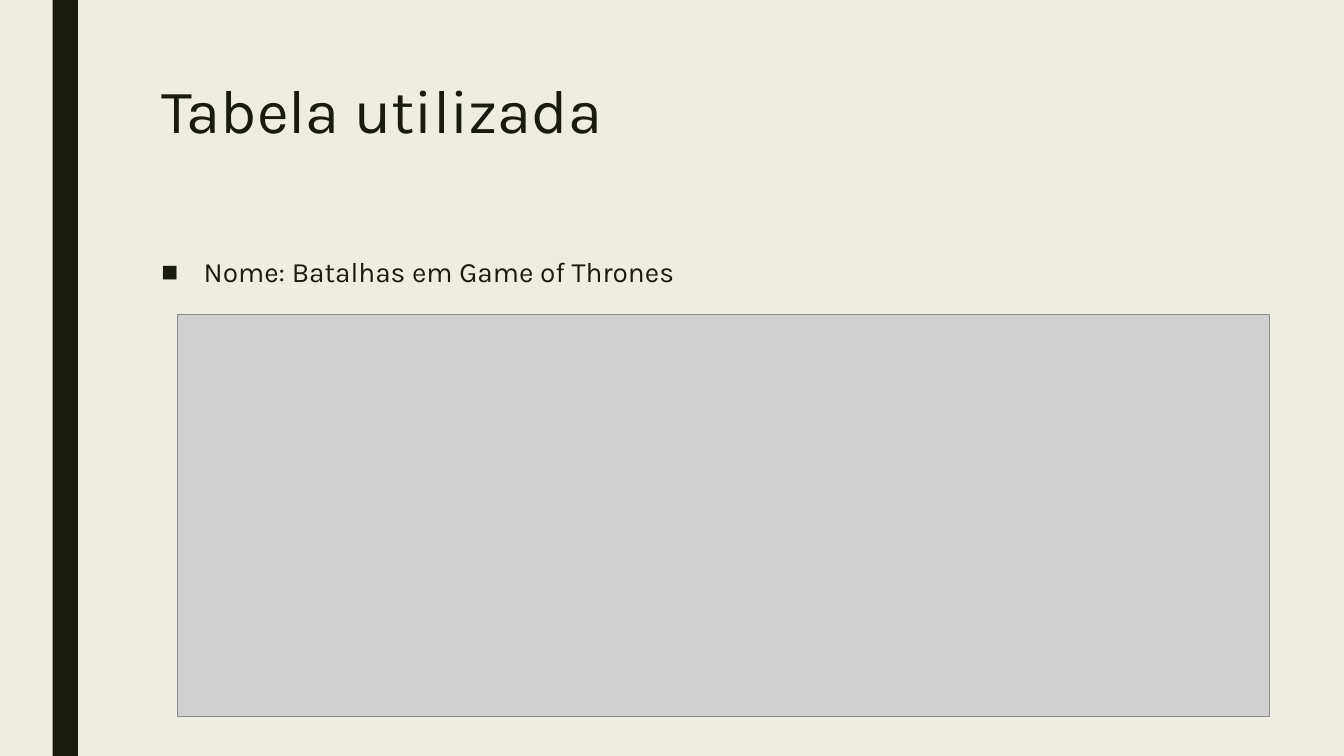
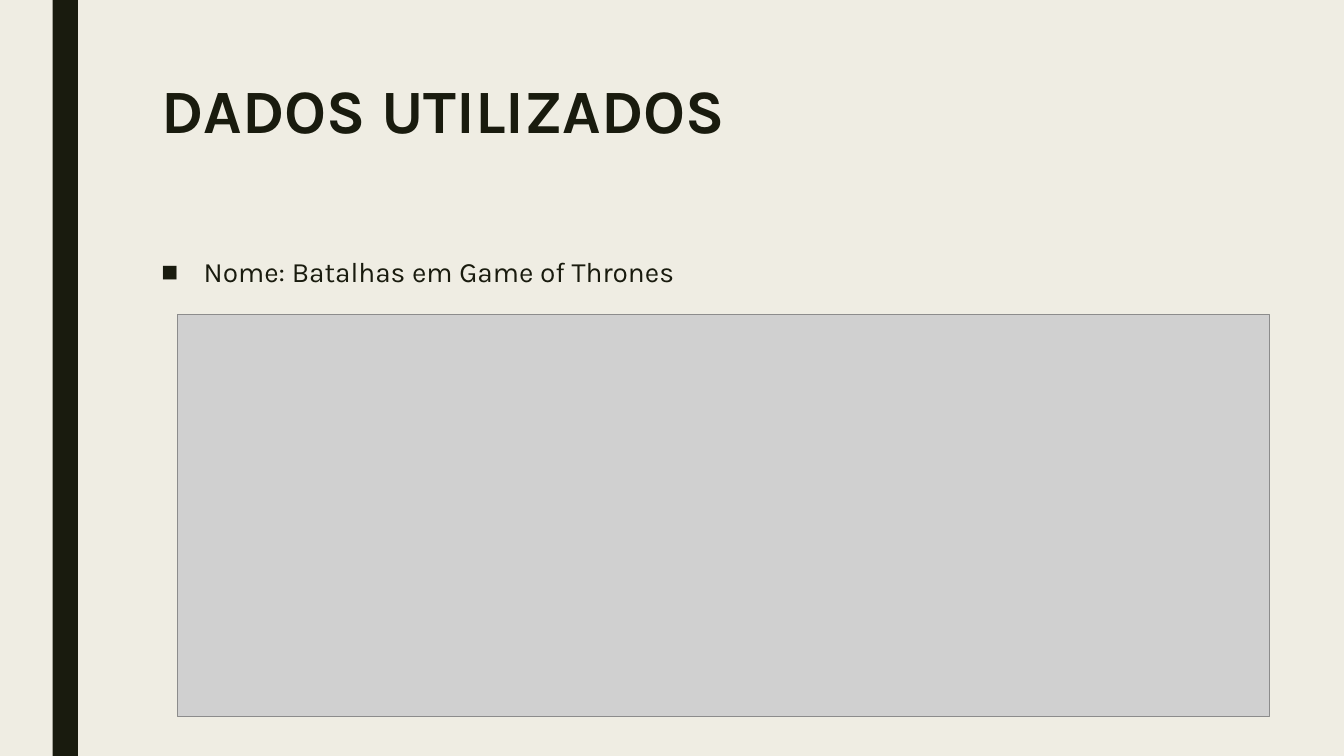
Before and after one commit to ggpereira/Fundamentos-de-BD, a slide deck: slide 2 of Apresentação/Trabalho prático fundamentos de banco de dados 2018.pptx. Drawn at 1344x756 pixels with LibreOffice and Linux fonts; fonts in the diff are those of the drawing; grey boxes stand for pictures. Boxes give left, top, right and bottom in pixels: in the first picture for what was removed or moved away, otherwise in the second. Text is boxed around its words. In the diff, an @@ line names an element or a change of style, - is before the commit and + after.

```diff
--- a/Apresentação/Trabalho prático fundamentos de banco de dados 2018.pptx
+++ b/Apresentação/Trabalho prático fundamentos de banco de dados 2018.pptx
@@ title at [161,92,725,134]: text changed; bold on @@
-Tabela utilizada
+DADOS UTILIZADOS
```
Also in this commit, not shown: 1 other slide changed, 3 slides added, 7 other files.
